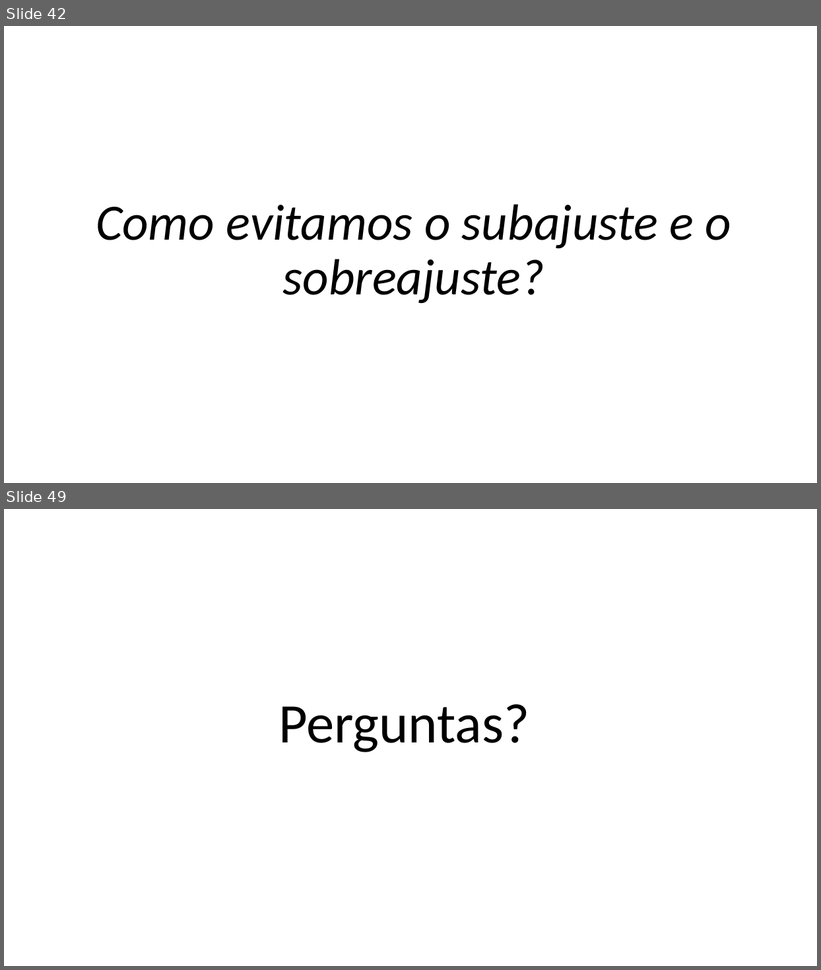
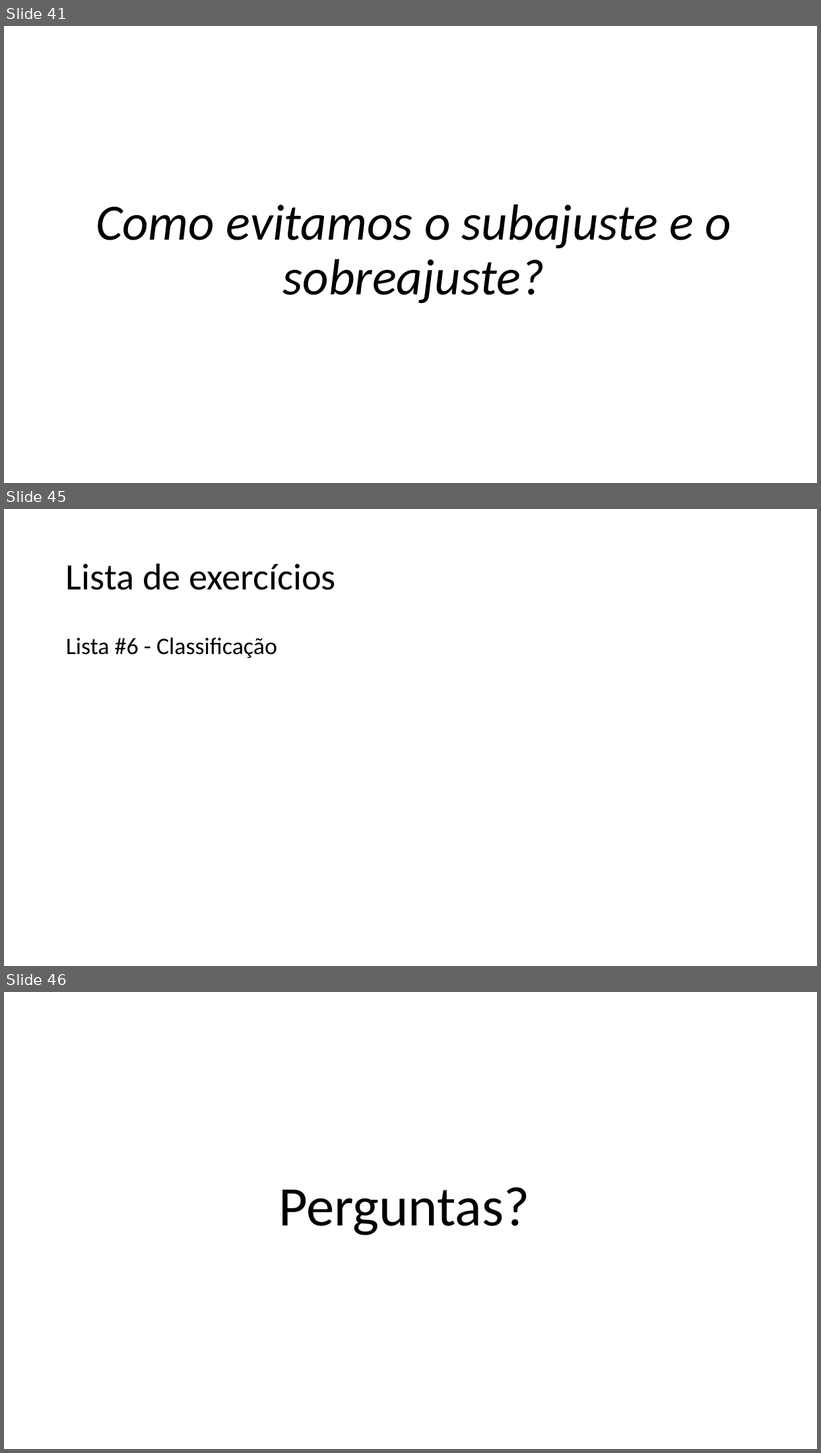
Before and after one commit to zz4fap/c24_inteligencia_artificial, a slide deck: slides/C24_Classificação.pptx. Shown one above the other, each under a label of ours: slides 42 and 49 before the commit, slides 41, 45 and 46 after it; the slides between them are not shown. The pictures are 821x970 and 821x1453 pixels, drawn with LibreOffice and Linux fonts; fonts in the diff are those of the drawing. Boxes give left, top, right and bottom in pixels: in the first picture for what was removed or moved away, otherwise in the second. Text is boxed around its words. In the diff, an @@ line names an element or a change of style, - is before the commit and + after.

```diff
--- a/slides/C24_Classificação.pptx
+++ b/slides/C24_Classificação.pptx
@@ slide 45 added at [4,509,817,966], background #FFFFFF @@
@@ title added at [66,563,337,590], 44 pt, text #000000 @@
+Lista de exercícios
@@ text added at [66,638,277,658], 28 pt, text #000000 @@
+Lista #6 - Classificação
@@ what was slide 42 is now slide 41 @@
@@ what was slide 49 is now slide 46 @@
```
Also in this commit, not shown: 2 slides changed, 1 other slide added, 5 slides removed, 2 other files.
